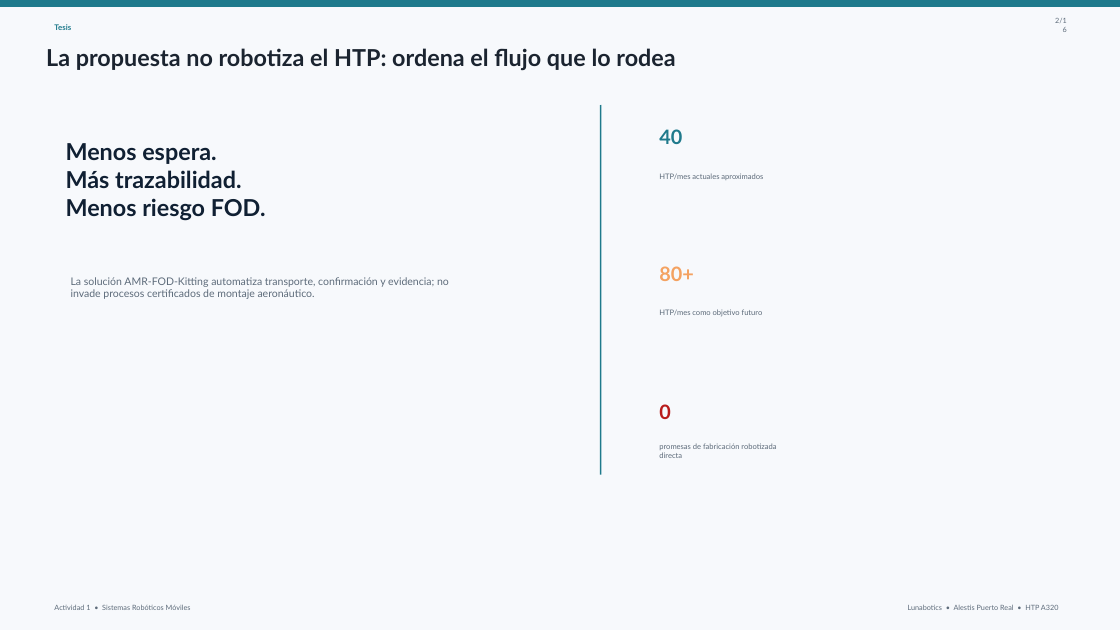
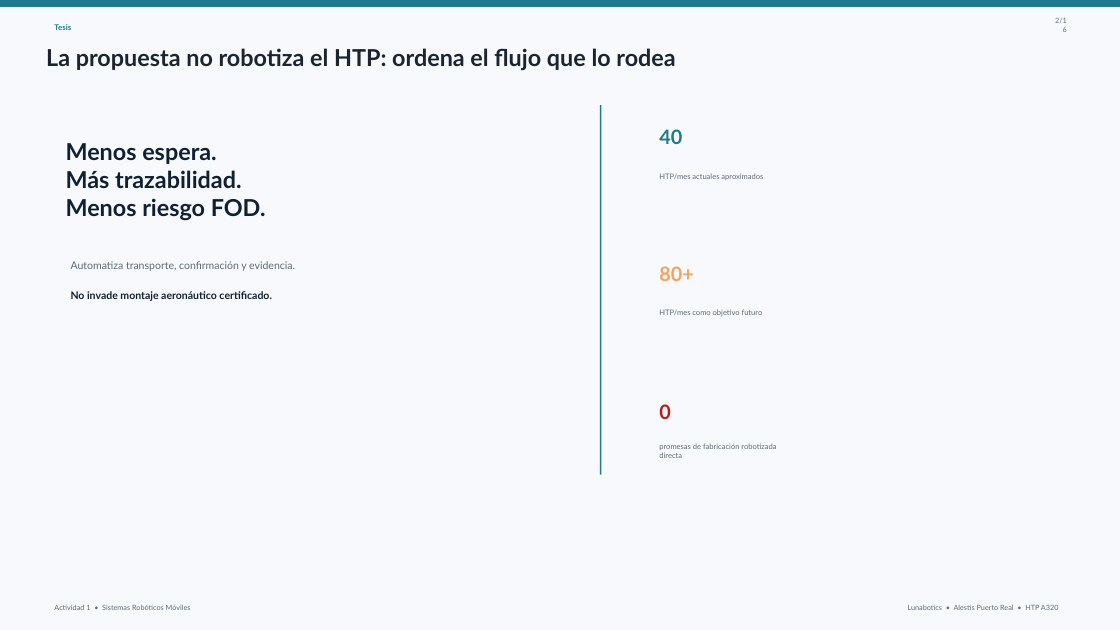
Before and after one commit to jlmayorgaco/viu-mrob-sistemas-roboticos-moviles, a slide deck: slide 2 of actividad1/slides/Actividad1_AMR_FOD_Kitting_editable.pptx. Drawn at 1120x630 pixels with LibreOffice and Linux fonts; fonts in the diff are those of the drawing. Boxes give left, top, right and bottom in pixels: in the first picture for what was removed or moved away, otherwise in the second. Text is boxed around its words. In the diff, an @@ line names an element or a change of style, - is before the commit and + after.

```diff
--- a/actividad1/slides/Actividad1_AMR_FOD_Kitting_editable.pptx
+++ b/actividad1/slides/Actividad1_AMR_FOD_Kitting_editable.pptx
@@ text at [71,261,295,271]: text changed @@
-La solución AMR-FOD-Kitting automatiza transporte, confirmación y evidencia; no invade procesos certificados de montaje aeronáutico.
+Automatiza transporte, confirmación y evidencia.
@@ text added at [71,291,271,301], 9 pt, text #102033, bold @@
+No invade montaje aeronáutico certificado.
```
Also in this commit, not shown: 7 other slides changed, 2 slides added, 2 slides removed, 6 other files.
